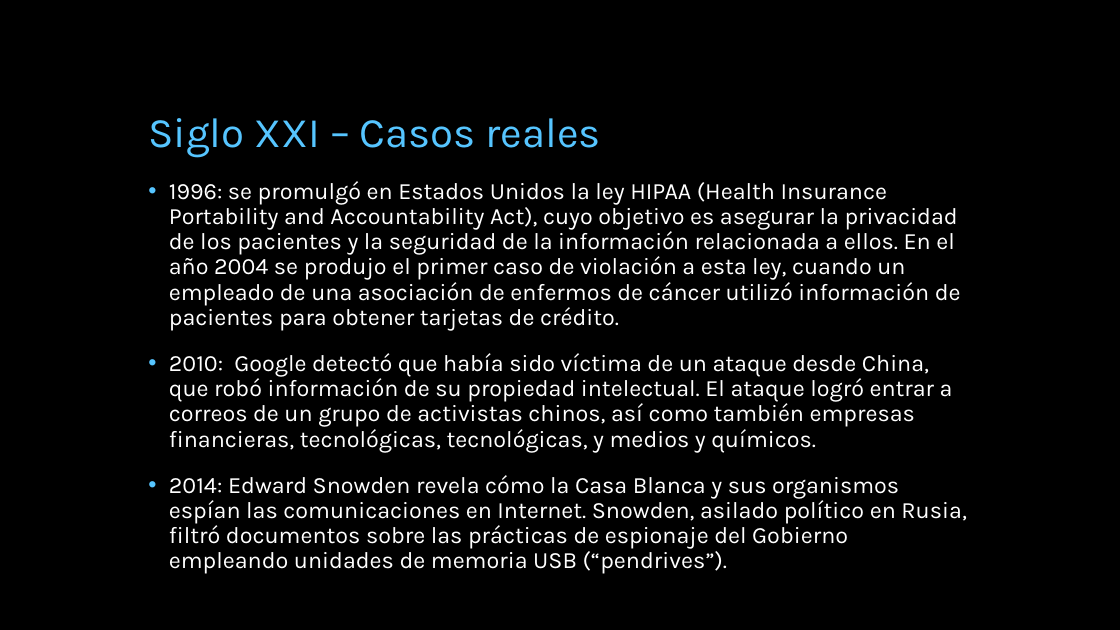
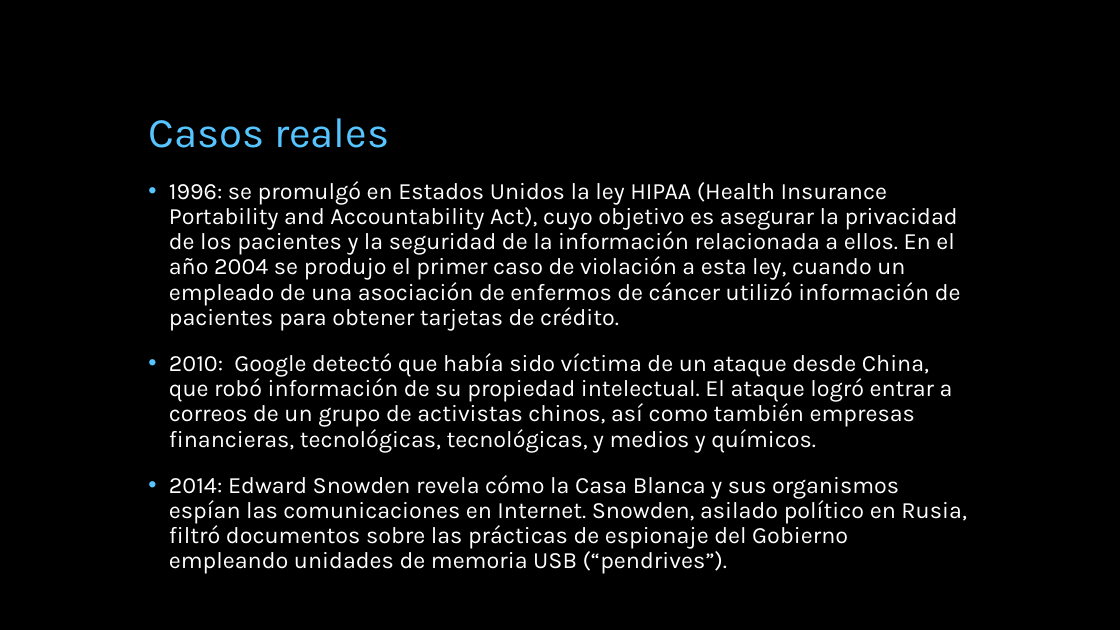
Before and after one commit to miparnisari/implantaciondesistemas, a slide deck: slide 31 of Presentacion/Fuga de Información.pptx (slide 33 before the commit). Drawn at 1120x630 pixels with LibreOffice and Linux fonts; fonts in the diff are those of the drawing; background and template pictures are left out. Boxes give left, top, right and bottom in pixels: in the first picture for what was removed or moved away, otherwise in the second. Text is boxed around its words. In the diff, an @@ line names an element or a change of style, - is before the commit and + after.

```diff
--- a/Presentacion/Fuga de Información.pptx
+++ b/Presentacion/Fuga de Información.pptx
@@ title at [148, 118, 389, 148]: text changed @@
-Siglo XXI – Casos reales
+Casos reales
```
Also in this commit, not shown: 8 other slides changed, 1 slide added, 2 slides removed.
